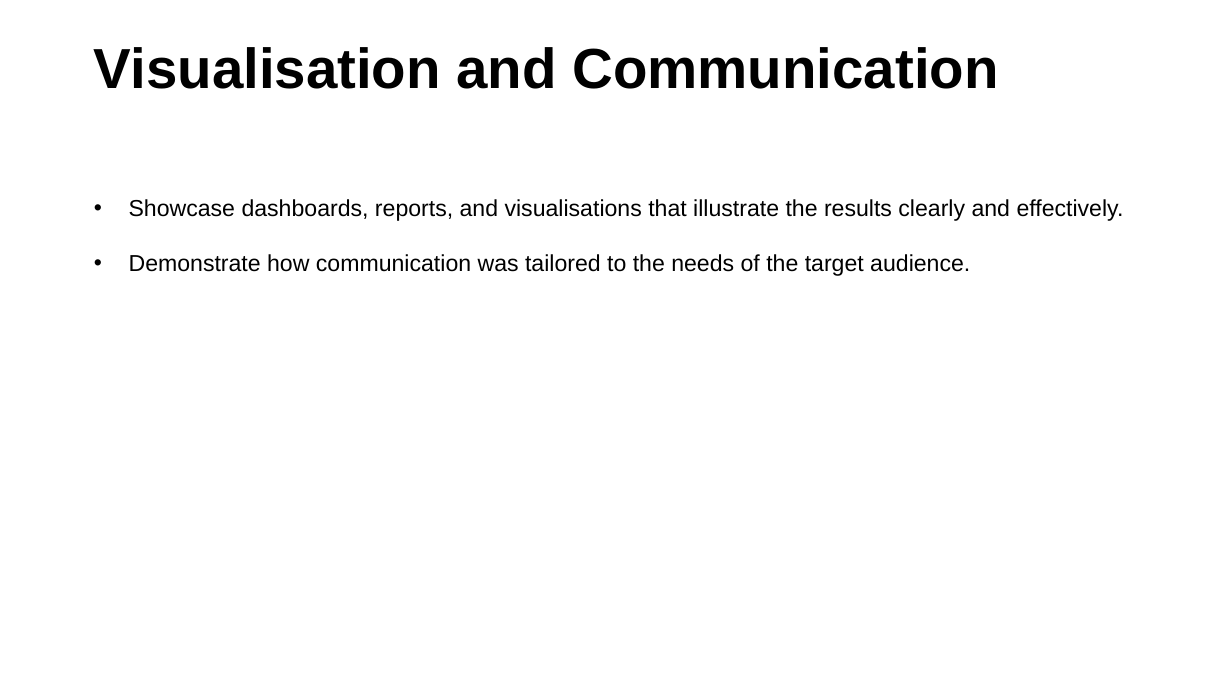
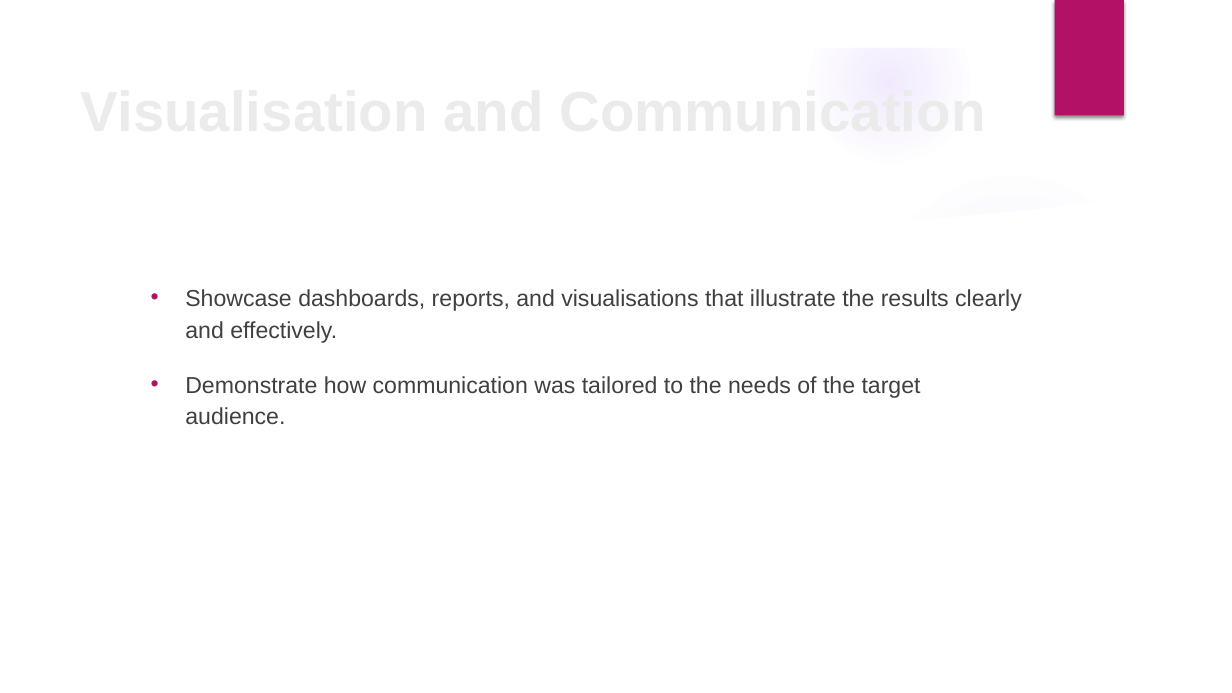
Before and after one commit to jmurphy172/group4_project, a slide deck: slide 13 of project_docs/Presentation Draft.pptx (slide 12 before the commit). Drawn at 1232x693 pixels with LibreOffice and Linux fonts; fonts in the diff are those of the drawing; background and template pictures are left out. Boxes give left, top, right and bottom in pixels: in the first picture for what was removed or moved away, otherwise in the second. Text is boxed around its words. In the diff, an @@ line names an element or a change of style, - is before the commit and + after.

Commit message:
Added report file

```diff
--- a/project_docs/Presentation Draft.pptx
+++ b/project_docs/Presentation Draft.pptx
@@ group added at [0, 0, 1232, 693]: 4 ellipses, 3 freeform shapes @@
@@ rectangle added at [1055, 0, 1124, 116], fill #B31166 @@
@@ title "Visualisation and Communication": place and size @@
-title "Visualisation and Communication" at [94, 47, 998, 89]
+title "Visualisation and Communication" at [373, 289, 555, 393]
@@ title "Visualisation and Communication" at [373, 289, 555, 393]: text colour #000000 to #EBEBEB; line spacing 0.9 to 1 @@
@@ text "Showcase dashboards, reports, and visualisations ...": place and size @@
-text "Showcase dashboards, reports, and visualisations ..." at [129, 199, 1124, 276]
+text "Showcase dashboards, reports, and visualisations ..." at [185, 289, 1022, 424]
@@ text "Showcase dashboards, reports, and visualisations ..." at [185, 289, 1022, 424]: text colour #000000 to #404040 @@
```
Also in this commit, not shown: 14 other slides changed, 1 slide added, 1 other file.
